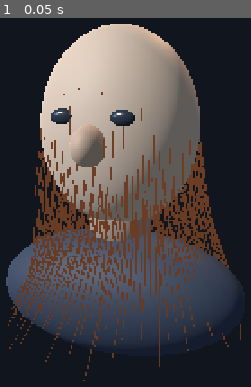
Above: before the commit, frame 1.
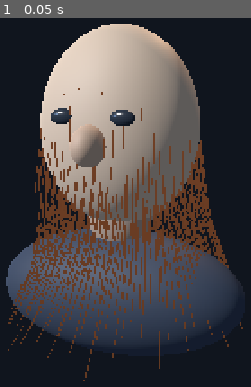
Above: after the commit, the same moment.

Repository: thomthehound/Godauldron
Game: Godot game, scene res://scenes/hair_reference.tscn
Two runs of this game, one before a commit and one after it. Both use one fixed random seed, a clock stepped at 60 frames per second and the inputs below. This scene is started directly instead of the project's main scene.
Inputs:
- Up to frame 1 (0.05 s): no input

The runs differ from the first frame. In frame 1, 4.9% of the frame differs, in the area x 3-97%, y 30-98%.

Commit message:
Split deterministic hair reference into replaceable procedural groom assets

Diff:
--- /dev/null
+++ b/assets/hair/grooms/long_waves.json
@@ -0,0 +1,8 @@
+{
+  "name": "Long Waves / Diagnostic",
+  "length": 2.1,
+  "splay": 0.36,
+  "curl_cycles": 8,
+  "curl_amplitude": 0.055,
+  "vertical_curl": 0
+}
--- /dev/null
+++ b/assets/hair/grooms/short_bob.json
@@ -0,0 +1,8 @@
+{
+  "name": "Short Bob / Diagnostic",
+  "length": 1.18,
+  "splay": 0.24,
+  "curl_cycles": 4,
+  "curl_amplitude": 0.024,
+  "vertical_curl": 0
+}
--- /dev/null
+++ b/assets/hair/grooms/soft_curls.json
@@ -0,0 +1,8 @@
+{
+  "name": "Soft Curls / Diagnostic",
+  "length": 1.83,
+  "splay": 0.4,
+  "curl_cycles": 19,
+  "curl_amplitude": 0.18,
+  "vertical_curl": 0.08
+}
--- a/scripts/hair_reference.gd
+++ b/scripts/hair_reference.gd
@@ -14,6 +14,14 @@
 var _strands: int = 260
 var _material: StandardMaterial3D
 var _initialized: bool = false
+var _groom_asset: Dictionary = {}
+var _groom_load_error: String = ""
+
+const GROOM_ASSETS := {
+	"long_waves": "res://assets/hair/grooms/long_waves.json",
+	"bob": "res://assets/hair/grooms/short_bob.json",
+	"curls": "res://assets/hair/grooms/soft_curls.json"
+}
 
 
 func _ready() -> void:
@@ -127,6 +135,15 @@
 func _apply_settings(parameters: Dictionary) -> void:
 	_parameters = parameters.duplicate(true)
 	_strands = clampi(int(_parameters.get("density", 260)), 40, 700)
+	var asset_path: String = String(GROOM_ASSETS.get(String(_parameters.get("groom", "long_waves")), ""))
+	var parsed: Variant = JSON.parse_string(FileAccess.get_file_as_string(asset_path)) if FileAccess.file_exists(asset_path) else null
+	_groom_load_error = ""
+	if typeof(parsed) != TYPE_DICTIONARY:
+		_groom_load_error = "Groom preset asset could not load: " + asset_path
+		push_warning(_groom_load_error)
+		_groom_asset = {"length": 1.8, "curl_cycles": 8.0, "curl_amplitude": 0.05}
+	else:
+		_groom_asset = parsed
 	_background.environment.background_color = _background_color(String(_parameters.get("background", "slate")))
 	_guide_lines.visible = bool(_parameters.get("guides", false))
 	_material.albedo_color = Color(0.38, 0.22, 0.14) if String(_parameters.get("background", "slate")) == "light" else Color(0.66, 0.40, 0.24)
@@ -164,11 +181,10 @@
 	var root_height: float = 0.95 * sqrt(maxf(0.0, 1.0 - radial * radial / 0.78 / 0.78))
 	var x: float = radial * cos(azimuth)
 	var z: float = radial * sin(azimuth)
-	var groom: String = String(_parameters.get("groom", "long_waves"))
-	var length: float = 1.18 if groom == "bob" else (1.83 if groom == "curls" else 2.10)
-	var spread: float = 0.09 + 0.36 * fraction
-	var curl_phase: float = fraction * (19.0 if groom == "curls" else 8.0) + azimuth * 2.2
-	var curl_amount: float = (0.18 if groom == "curls" else 0.045) * sin(curl_phase)
+	var length: float = float(_groom_asset.get("length", 1.8))
+	var spread: float = 0.09 + float(_groom_asset.get("splay", 0.36)) * fraction
+	var curl_phase: float = fraction * float(_groom_asset.get("curl_cycles", 8.0)) + azimuth * 2.2
+	var curl_amount: float = float(_groom_asset.get("curl_amplitude", 0.05)) * sin(curl_phase)
 	var curve_radius: float = radial + spread * fraction + curl_amount * fraction
 	var activity: bool = String(_parameters.get("motion", "turn")) != "still"
 	var sway: float = 0.0
@@ -176,7 +192,7 @@
 		sway = 0.15 * fraction * fraction * sin(_time * 2.3 - fraction * 3.2 + azimuth * 1.5)
 	return Vector3(
 		curve_radius * cos(azimuth) + sway,
-		root_height - 0.10 - length * fraction + (0.08 * sin(curl_phase) * fraction if groom == "curls" else 0.0),
+		root_height - 0.10 - length * fraction + float(_groom_asset.get("vertical_curl", 0.0)) * sin(curl_phase) * fraction,
 		curve_radius * sin(azimuth) - 0.06 * fraction
 	)
 
@@ -238,7 +254,9 @@
 		"motion": _parameters.get("motion", "still"),
 		"groom": _parameters.get("groom", "long_waves"),
 		"seed": _parameters.get("seed", 7),
-		"display_path": "host_cpu_procedural_ribbon_reference"
+		"display_path": "host_cpu_procedural_ribbon_reference",
+		"groom_asset": GROOM_ASSETS.get(String(_parameters.get("groom", "long_waves")), ""),
+		"groom_load_error": _groom_load_error
 	}
 
 
@@ -247,5 +265,7 @@
 		"time_seconds": _time, "strand_count": _strands,
 		"scene_role": "diagnostic reference fixture; not a physics or GPU hair benchmark",
 		"native_gpu_simulation_time": null,
-		"diagnostic_host_cpu_mesh_bridge": true
+		"diagnostic_host_cpu_mesh_bridge": true,
+		"groom_asset": GROOM_ASSETS.get(String(_parameters.get("groom", "long_waves")), ""),
+		"groom_load_error": _groom_load_error
 	}
